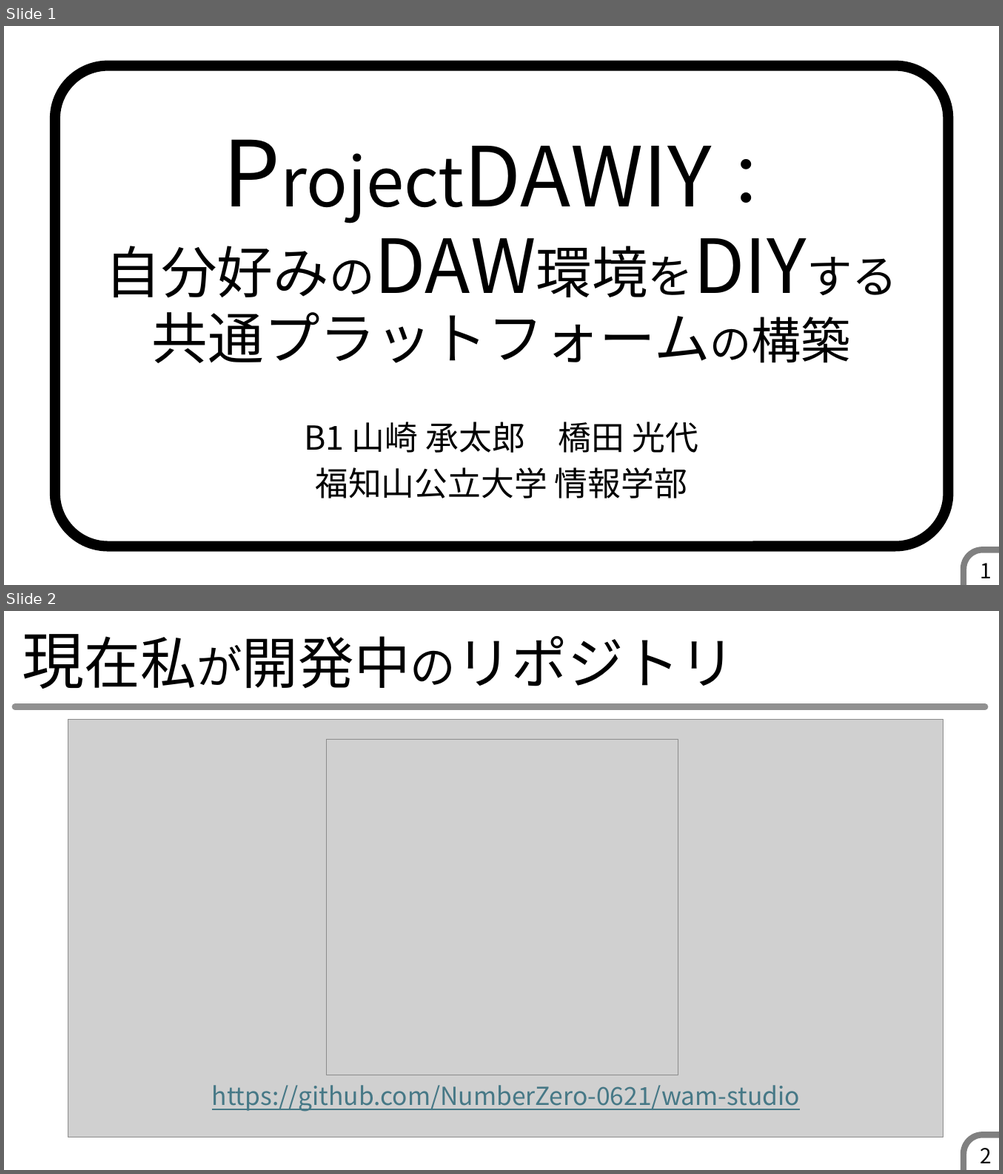
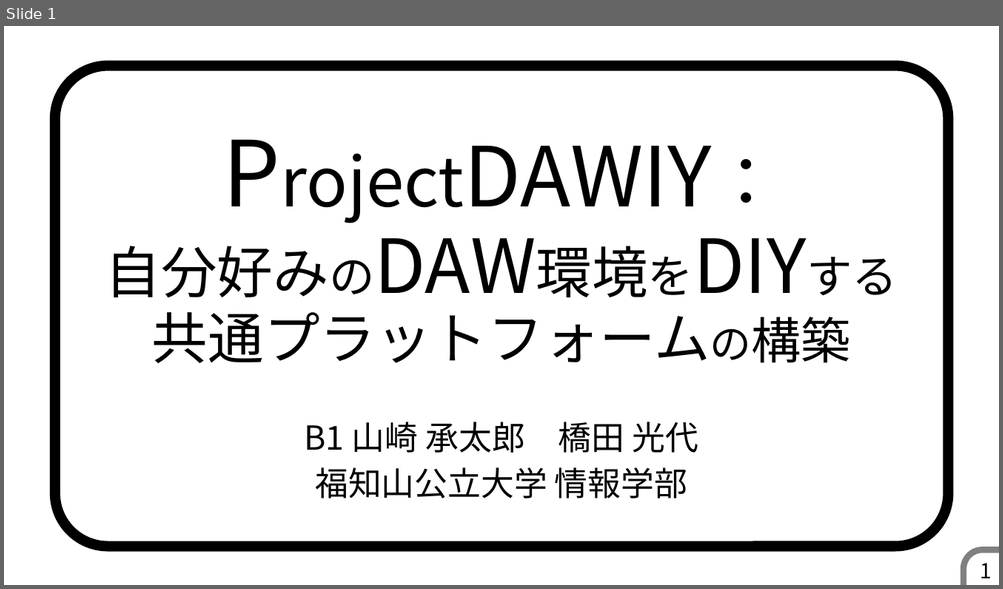
Before and after one commit to muse-studio/pbl2025, a slide deck: 発表スライド・ポスター/EC79_DAWIY_スライド.pptx. Shown one above the other, each under a label of ours: slides 1 and 2 before the commit, slide 1 after it. The pictures are 1003x1174 and 1003x589 pixels, drawn with LibreOffice and Linux fonts; fonts in the diff are those of the drawing; grey boxes stand for pictures. Boxes give left, top, right and bottom in pixels: in the first picture for what was removed or moved away, otherwise in the second. Text is boxed around its words. In the diff, an @@ line names an element or a change of style, - is before the commit and + after.

```diff
--- a/発表スライド・ポスター/EC79_DAWIY_スライド.pptx
+++ b/発表スライド・ポスター/EC79_DAWIY_スライド.pptx
@@ slide 2 removed at bbox=[4, 611, 999, 1170], background #FFFFFF; not listed: 1 template element that a slide beside it also shows @@
@@ title removed at bbox=[22, 634, 735, 689] @@
-現在私が開発中のリポジトリ
@@ line removed from (15, 707) to (985, 707) @@
@@ picture removed at bbox=[68, 719, 943, 1138] @@
@@ picture removed at bbox=[327, 739, 677, 1075] @@
@@ text removed at bbox=[212, 1085, 800, 1112] @@
-https://github.com/NumberZero-0621/wam-studio
@@ page number removed at bbox=[979, 1148, 991, 1164] @@
-2
```
Also in this commit, not shown: 19 slides changed, 10 slides added.
